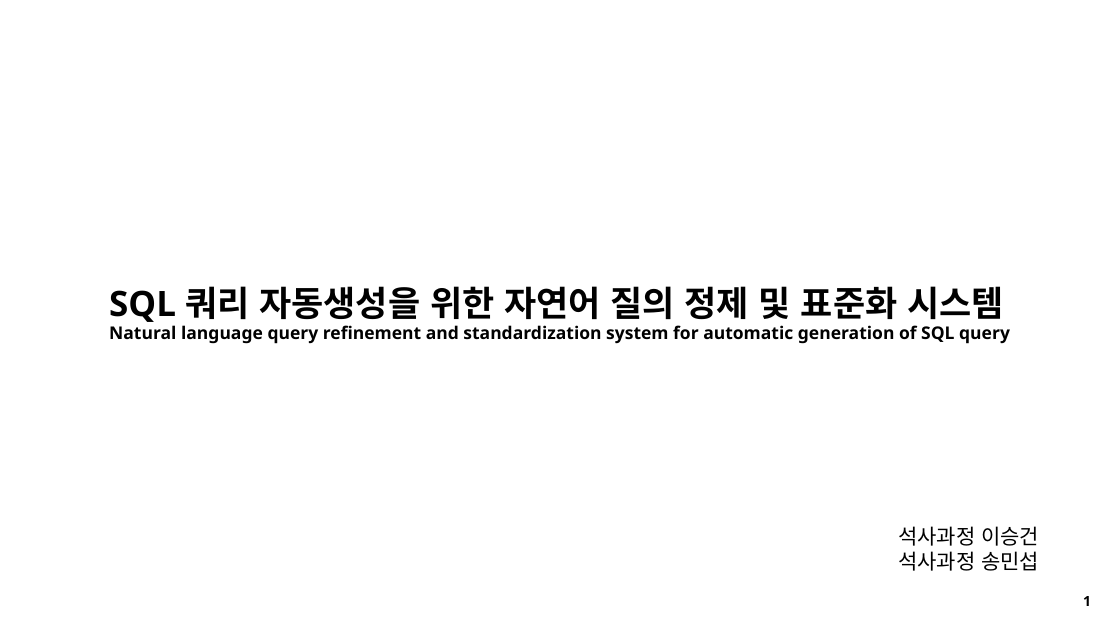
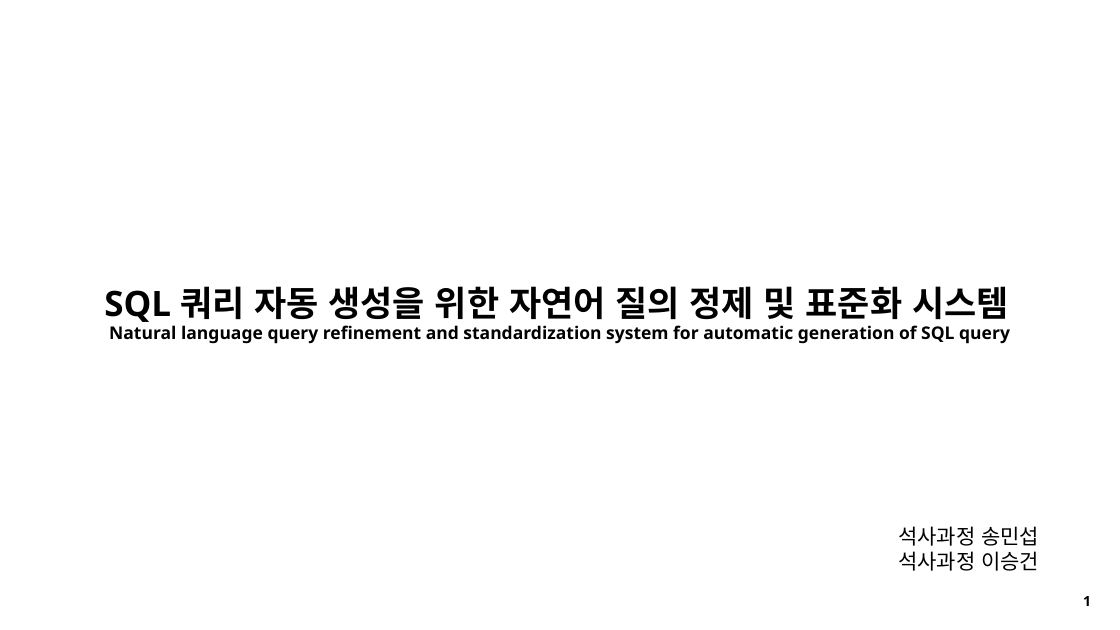
Before and after one commit to seungdeng/DELab, a slide deck: slide 1 of PPT/DSLab_이승건,송민섭_특허.pptx. Drawn at 1120x630 pixels with LibreOffice and Linux fonts; fonts in the diff are those of the drawing. Boxes give left, top, right and bottom in pixels: in the first picture for what was removed or moved away, otherwise in the second. Text is boxed around its words. In the diff, an @@ line names an element or a change of style, - is before the commit and + after.

```diff
--- a/PPT/DSLab_이승건,송민섭_특허.pptx
+++ b/PPT/DSLab_이승건,송민섭_특허.pptx
@@ title at (104, 286, 1010, 344): spaces changed @@
-SQL 쿼리 자동생성을 위한 자연어 질의 정제 및 표준화 시스템
-Natural language query refinement and standardization system for automatic generation of SQL query
+SQL 쿼리 자동 생성을 위한 자연어 질의 정제 및 표준화 시스템
+Natural language query refinement and standardization system for automatic generation of SQL query
@@ text at (898, 526, 1039, 546): paragraph added @@
+석사과정 송민섭
@@ text at (898, 551, 1039, 571): paragraph removed @@
-석사과정 송민섭
```
Also in this commit, not shown: 3 other slides changed, 1 other file.
